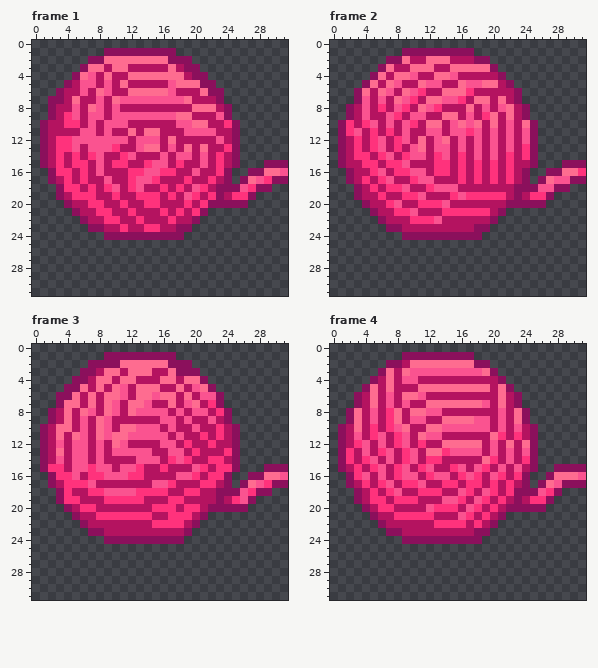
One commit to this pixel-art file: Assets/Assety/PLAYER_wloczka/klebek/odwijanie_zawijanie/wloczka2_spin_anim.aseprite. The picture above was drawn from the file before the commit.
32x32 pixels, 8 frames. Shown: frame 1, frame 2, frame 3, frame 4. The commit also changed other frames, which this record leaves out.
Once edited:
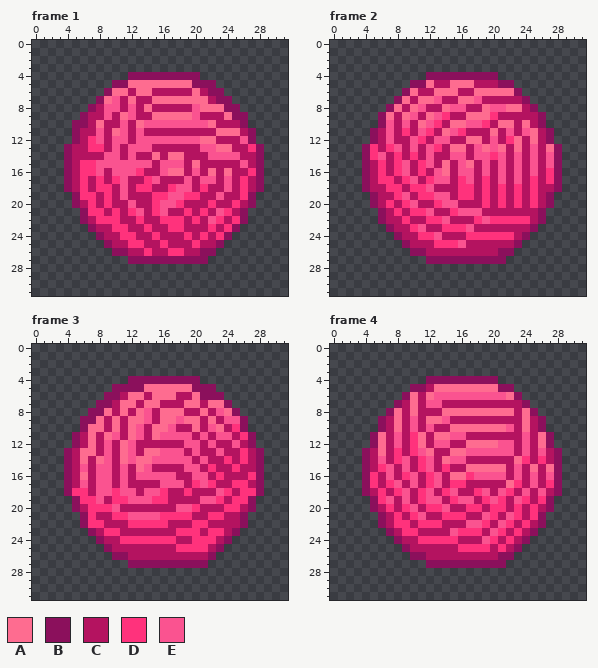
Palette (. is transparent): A #fe6c90  B #8b105c  C #b41360  D #ff327c  E #fa5390
From old to new:
layer "ogonek" now hidden
Changed rows in their new state; - is an unchanged pixel.
Frame 1:
first column x 1:
 1 --------.........--------------
 2 ------.............------------
 3 -----...............-----------
 4 ----.......BBBBBBBB-.----------
 5 ---......BBAAAAAA--B-----------
 6 --......BAAC--CCC--AC----------
 7 -......BAECACCAAAA-AA--B-------
 8 -.....BCE--E-A-----E--A-B------
 9 -....BCCECA-CCAAA--E--CABB-----
10 ....BBCACC--AEEEE--EEA-CCB-----
11 ....BCCECAECECC---CCCCAAACB----
12 ....BCD-C------EEEEEAAC-CEB----
13 ...BC-DDCE-E-EC-C-C-EEAACCDB---
14 ...BC-CCEEC---ACAAC-CEEEECCB---
15 ...BC-D-EEEEEEC-EE-AC-C-CECB...
16 -..B--D--EEE-CCEAA---ACACCD-...
17 -..B---DCDECCDE---E-EE-ECDCB...
18 --.BCDCD-CECDD-CDEEC--CECDC-.--
19 --..B---DCE-CC-DEED--CE-C------
20 ---.B--CD-CE-C-EEDC-CDCCDCB----
21 ----.BD-CD--E-DE-CDCDCEDCB-----
22 -------D-------D-D-DCEDCDB-----
23 -------C-D----C-DDCCCDCDB------
24 -------BCCDDCCDCCCDCDCDB-------
25 --------BCCDDCCDCCCDCCB--------
26 ---------BBCCDCCDDCCBB---------
27 -----------BBBBBBBBBB----------
Frame 2:
first column x 1:
 1 --------.........--------------
 2 ------.............------------
 3 -----...............-----------
 4 ----.......BBBBBBBBB.----------
 5 ---......BBAC-A-ACCCB----------
 6 --......BAC-A--CCAAAAA---------
 7 --.....BACA-ECCAAEC-C-CB-------
 8 -.....BACAECCAEEC-AE--ACB------
 9 -....BACA-CAEDC-AAAD-C-CCB-----
10 .....B---CAED-A--EDCAA--CB-----
11 ....B-E-D-EDCA-DCC-A----ACB----
12 ....BCECCED--E-CAA---DACACB----
13 ...B-CDE--CEDCAA--A-ACACECAB---
14 ...BDECDCDCECCEE--EDECECECEB---
15 ...BCDC---DECA-EACECECE-ECEB...
16 -..BCD--ECD-EA-EECECECECECD-...
17 -..B--D-DECDEE--ECDCECECDCDB...
18 --.BC---CDDECCCDD-D-D-DCDCC-.--
19 --..BC-DECDDEECD-C-C--D--C-----
20 ---.B--CDECC--E---D-DCDCDCB----
21 ----.B--CDDE-C-EEEC-CCCCCB-----
22 --------DCC-DE---DEDDDDDCB-----
23 -------C-DE--DDDECCCCCCCB------
24 -------BCCDDECCCDDDDDDCB-------
25 --------BCCCDDDECCCCCCB--------
26 ---------BBCCCCCCCCCBB---------
27 -----------BBBBBBBBBB----------
Frame 3:
first column x 1:
 1 --------.........--------------
 2 ------.............------------
 3 -----...............-----------
 4 ----.......BBBBBBBBB.----------
 5 ---......BBBB--AA-ABB----------
 6 --......BBCA-CA---CABB---------
 7 --.....BBCA-CAA-C-A--AAB-------
 8 -.....BB-CACA-CAAA-CA-EAB------
 9 -....BB-CA-AAE-AAEAA-A-EEB-----
10 .....BA-CAC--CAA---A-EA-DB-----
11 ....BCACAECA-CA-E-E-E-EECDB----
12 ....BCACECAE---CC-EE-E--ECB----
13 ...BCAACECA-CAAE---E--ECCDCB---
14 ...BCA-AE-AEAA-EE-E-ECCDCDCB---
15 ...BC-C----CAE-C--E-CDCCDCCB...
16 -..BCACE-C-CEEEEECCEEC-CCCD-...
17 -..BCECEE-E---C-EE-DE--CDDCB...
18 --.BDDCE-D--CEE----C--EDCD--.--
19 --..BDDEC--EEEDDCC--EED--D-----
20 ---.BC-DDE----CCCEE--CCDDCB----
21 ----.BDCC--EEEED----CDDCCB-----
22 ------DD---DDD--CC-DDCCCCB-----
23 -------CDD-------DDDCDDCB------
24 -------BCCDDDDDDDCCDDDCB-------
25 --------BCCCCCCCCDDDDCB--------
26 ---------BBCCCCCCCCCCB---------
27 -----------BBBBBBBBBB----------
Frame 4:
first column x 1:
 1 --------.........--------------
 2 ------.............------------
 3 -----...............-----------
 4 ----.......BBBBBBBBB.----------
 5 ---......BBC-------AB----------
 6 --......B-CAEEEEEEEEEA---------
 7 --.....BCA-EECCCCCC-C-CB-------
 8 -.....B---CCCAAAAAAAAACAB------
 9 -....BC---CAAECCCCC-C-CACB-----
10 .....BCACE-ECCAAAAAAAECACB-----
11 ....BA-ECD-CAAEE---CC-CECAB----
12 ....BA-ECDA-EECC--AAEE-ECAB----
13 ...B-ACDCDE-CCAA--E-E---CECB---
14 ...BCECDECDECAEE--CC-CA-CDCB---
15 ...BCDEC-----DCCAAAAA---ACA-...
16 -..BDCECD----CAADEE-E-ECECEB...
17 -..BDCDECECDEC-DCC-C-ADCECDB...
18 --.BCDCDE--ECDECCD-CE-CEC-C----
19 --..B-ECECDEECDEEC-E--EDC------
20 ---.BC--DE-D-EC-D---DCDCDCB----
21 ----.B--C-EC-DDDC-EDCEDCDB-----
22 -------DD-DD-CCCEEDCEDCDCB-----
23 -------CDD----EDDDCEDCDCB------
24 -------BCCDDDDDCCCEDCDCB-------
25 --------BCCCCCCDDDDCDCB--------
26 ---------BBCCCCCCCCCBB---------
27 -----------BBBBBBBBBB----------
Pixel boxes of the changes (left, top, right, bottom) in both pictures:
changed: (40, 48, 288, 264)
changed: (338, 48, 586, 264)
changed: (40, 352, 288, 568)
changed: (338, 352, 586, 568)
